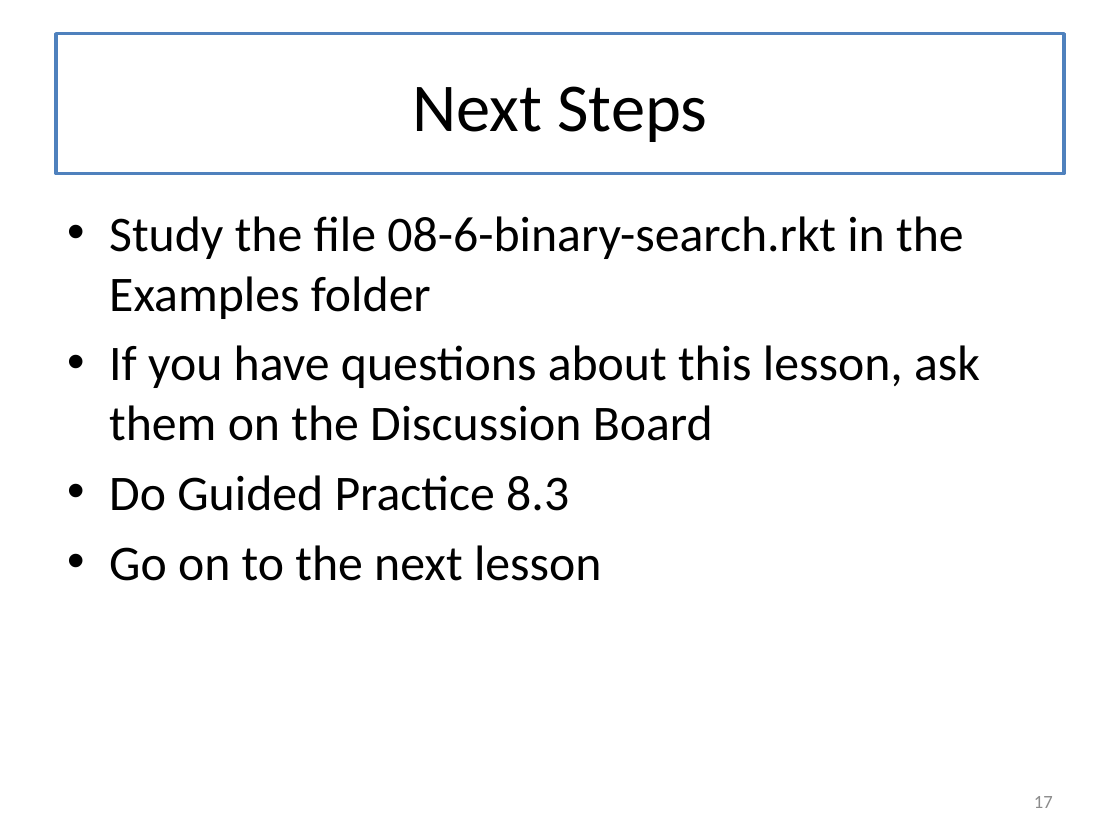
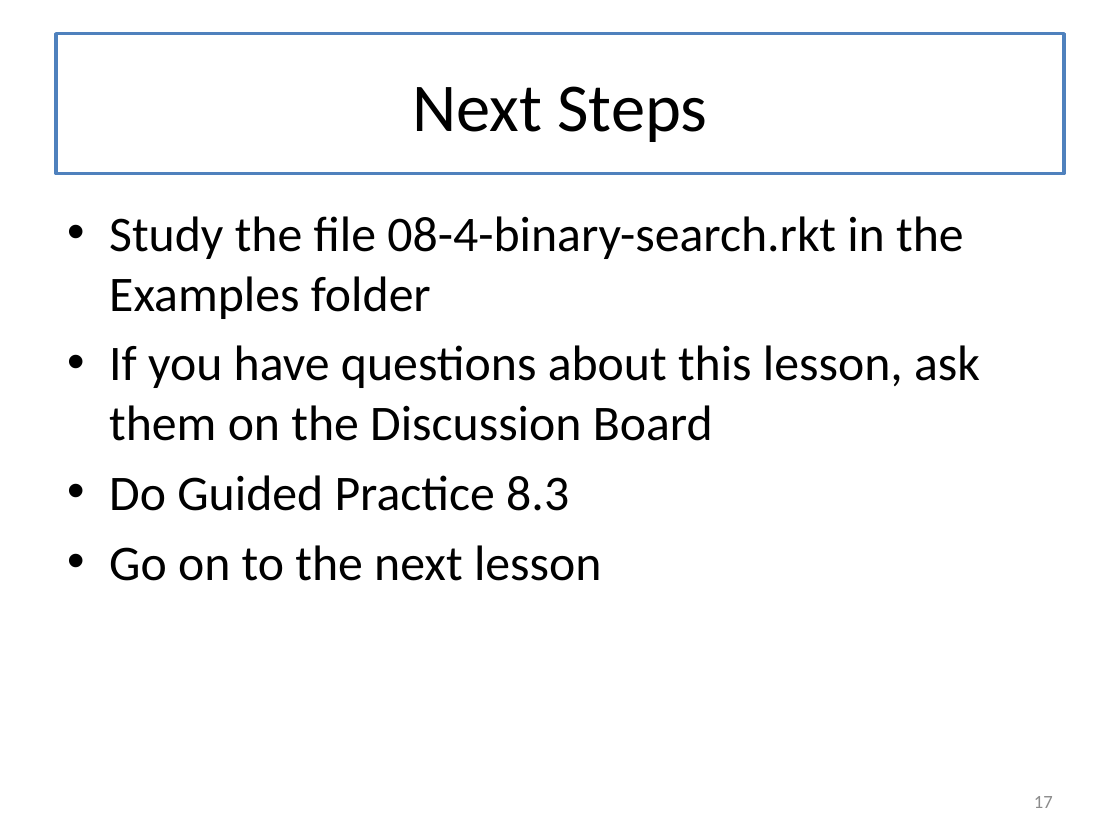
Before and after one commit to mwand/cs5010f16, a slide deck: slide 17 of Slides/Lesson 8.3 Binary Search.pptx. Drawn at 1120x840 pixels with LibreOffice and Linux fonts; fonts in the diff are those of the drawing. Boxes give left, top, right and bottom in pixels: in the first picture for what was removed or moved away, otherwise in the second. Text is boxed around its words. In the diff, an @@ line names an element or a change of style, - is before the commit and + after.

```diff
--- a/Slides/Lesson 8.3 Binary Search.pptx
+++ b/Slides/Lesson 8.3 Binary Search.pptx
@@ text at (x1=109, y1=216, x2=964, y2=319): text changed @@
-• Study the file 08-6-binary-search.rkt in the Examples folder
+• Study the file 08-4-binary-search.rkt in the Examples folder
```
Also in this commit, not shown: 5 other files.
